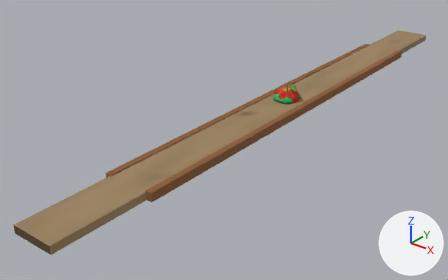
A saved change to the glTF model src/three/models/items.glb.
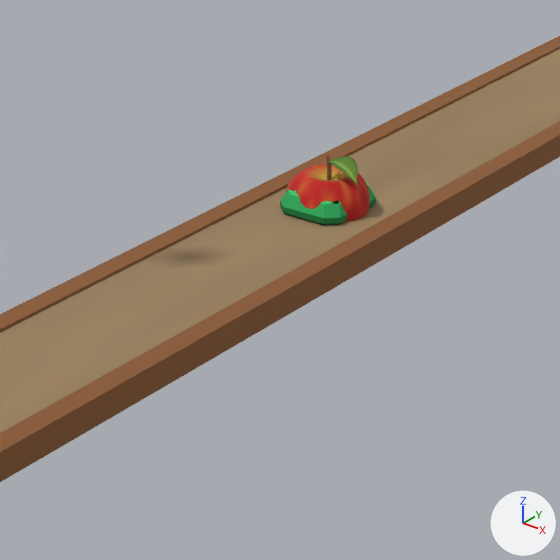
Each version appears first whole from a camera (50 mm lens) standing at (3.59, -5.65, 2.78) and looking at (-0.42, -0.64, -0.32), and next in a close-up on the part from 43% to 79% of the width and 14% to 72% of the height. Every picture has the same lights, and +X, +Y and +Z are marked at lower right. The last two pictures show the newer version.

In view in the first close-up: 'apple', 'emerald', 'ladder', 'plank'.
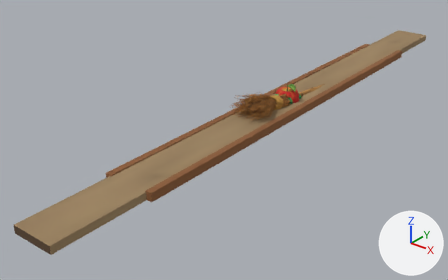
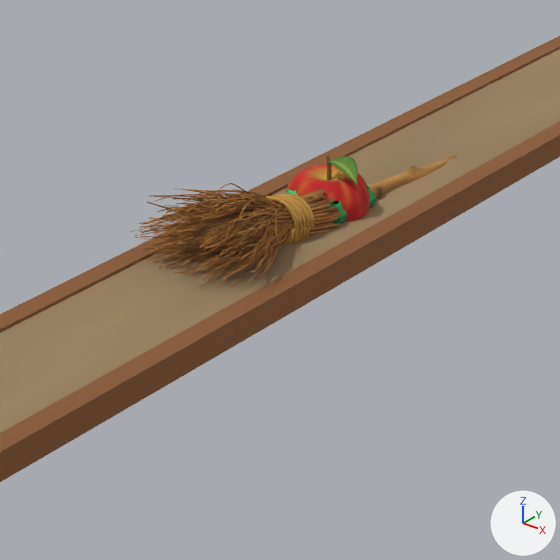
Changed parts and their boxes [x1, y1, x2, y2] in the close-ups (560 x 560 px):
'broom', added (brown): after [130, 155, 456, 288]
'emerald', unchanged, covered by the edit: before [280, 181, 376, 225]; after [285, 181, 376, 224]

What changed in the scene script:
```text
Add me_broom:
    me_broom.from_pydata(...)  # 15294 vertices, 29100 faces; spans x -0.26..0.26, y -0.85..0.85, z 0.0..0.36
    me_broom.materials.append(mat_painted)
Add ob_broom:
    ob_broom = bpy.data.objects.new('broom', me_broom)
    ob_broom.location = (0.0, 0.0, 0.0)
```
